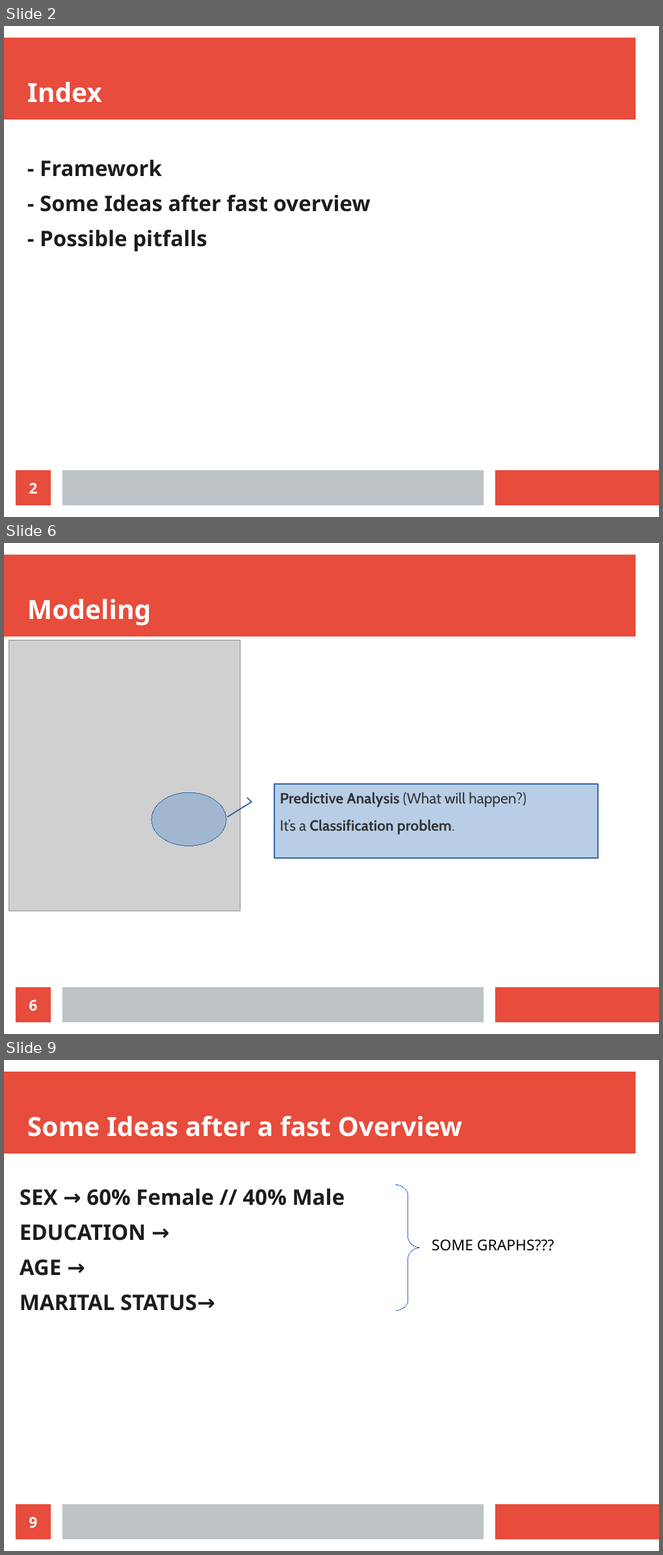
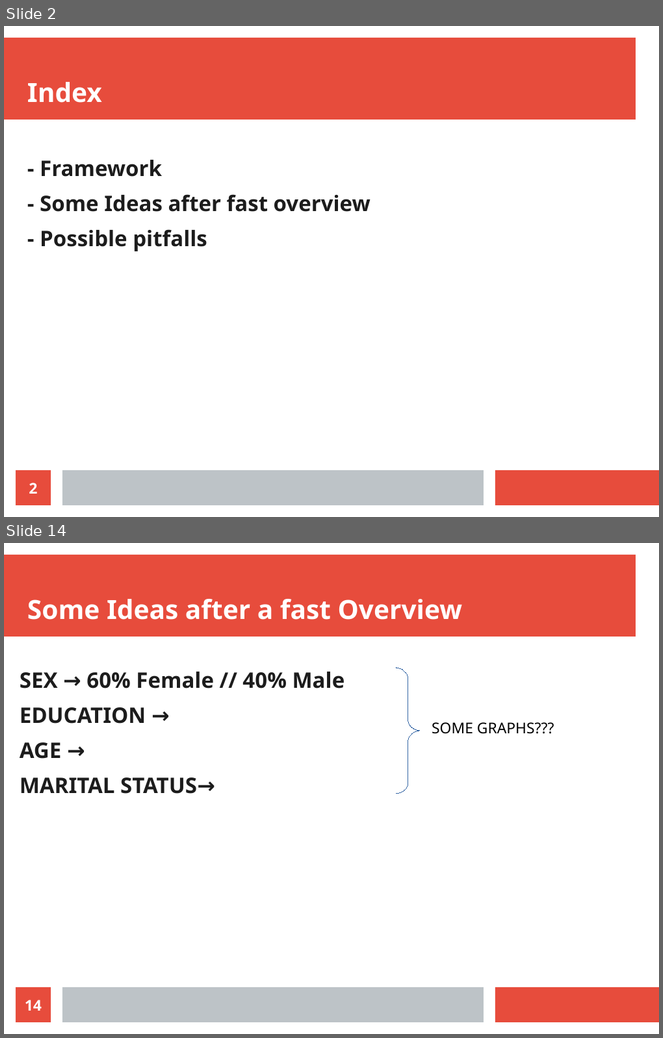
Before and after one commit to alefbenages/CrediOne, a slide deck: Presentation.odp. Shown one above the other, each under a label of ours: slides 2, 6 and 9 before the commit, slides 2 and 14 after it; the slides between them are not shown. The pictures are 663x1555 and 663x1038 pixels, drawn with LibreOffice and Linux fonts; fonts in the diff are those of the drawing; grey boxes stand for pictures. Boxes give left, top, right and bottom in pixels: in the first picture for what was removed or moved away, otherwise in the second. Text is boxed around its words. In the diff, an @@ line names an element or a change of style, - is before the commit and + after.

```diff
--- a/Presentation.odp
+++ b/Presentation.odp
@@ slide 6 removed at box(4, 543, 659, 1034), background #FFFFFF; not listed: 3 template elements that a slide beside it also shows @@
@@ title removed at box(27, 599, 151, 626) @@
-Modeling
@@ picture removed at box(9, 641, 241, 912) @@
@@ ellipse removed at box(152, 793, 226, 846) @@
@@ border callout removed at box(274, 783, 599, 858) @@
@@ text removed at box(280, 793, 527, 835) @@
-Predictive Analysis (What will happen?)
-It’s a Classification problem.
@@ page number removed at box(16, 988, 51, 1023) @@
-6
@@ what was slide 9 is now slide 14 @@
@@ page number at box(25, 1000, 42, 1011): text changed @@
-9
+14
```
Also in this commit, not shown: 5 slides changed, 7 slides added, 3 other slides removed, 19 other files.
